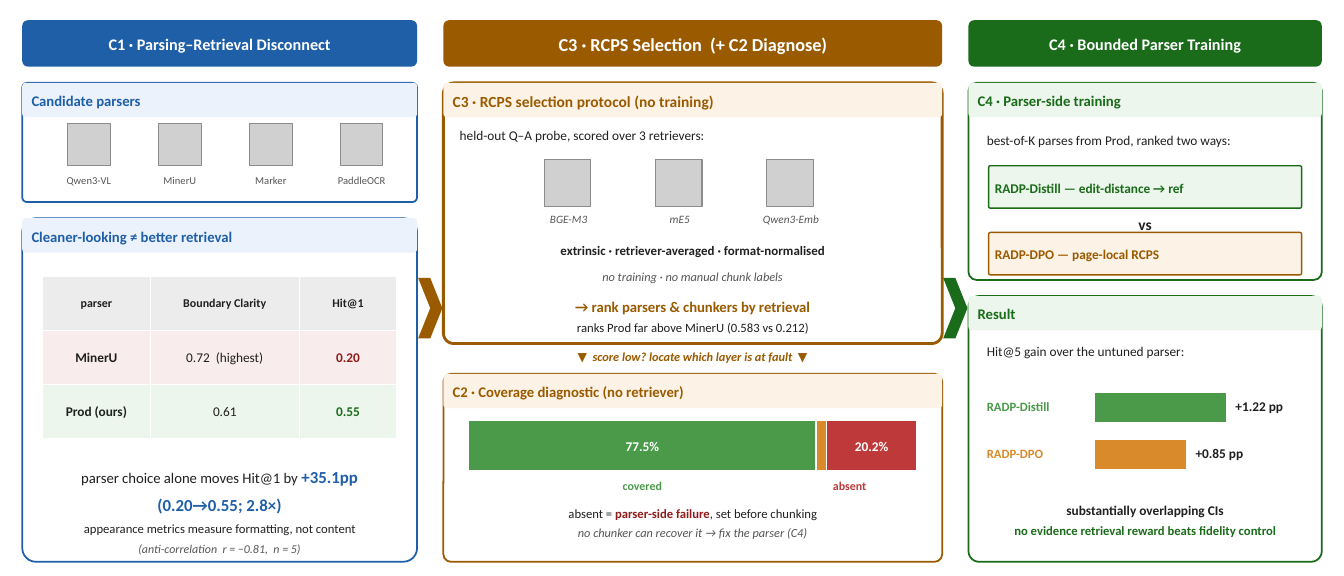
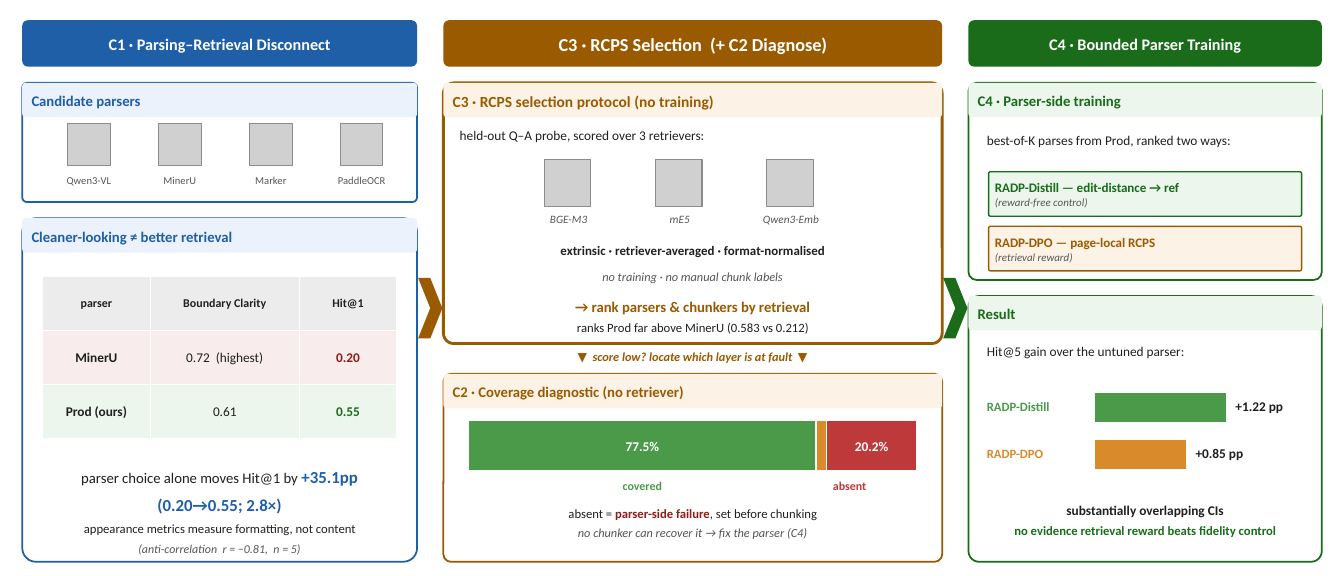
Before and after one commit to wigtn/WigtnOCR-RADP, a slide deck: slide 1 of paper/figures/fig_overview.pptx. Drawn at 1344x576 pixels with LibreOffice and Linux fonts; fonts in the diff are those of the drawing; grey boxes stand for pictures. Boxes give left, top, right and bottom in pixels: in the first picture for what was removed or moved away, otherwise in the second. Text is boxed around its words. In the diff, an @@ line names an element or a change of style, - is before the commit and + after.

```diff
--- a/paper/figures/fig_overview.pptx
+++ b/paper/figures/fig_overview.pptx
@@ rounded rectangle: place and size @@
-rounded rectangle at <box>988,166,1302,208</box>
+rounded rectangle at <box>988,172,1302,216</box>
@@ text at <box>995,198,1087,207</box>: paragraph added @@
+(reward-free control)
@@ text at <box>995,183,1179,192</box>: size 9.5 to 9.3 pt in "RADP-Distill — edit-distance → ref"; line spacing 1.1 to 1.05 @@
@@ rounded rectangle: place and size @@
-rounded rectangle at <box>988,232,1302,275</box>
+rounded rectangle at <box>988,226,1302,271</box>
@@ text at <box>995,238,1155,250</box>: size 9.5 to 9.3 pt in "RADP-DPO — page-local RCPS"; line spacing 1.1 to 1.05 @@
@@ text removed at <box>1138,222,1151,233</box> @@
-vs
@@ text at <box>995,253,1073,263</box>: paragraph added @@
+(retrieval reward)
```
Also in this commit, not shown: 4 other files.
